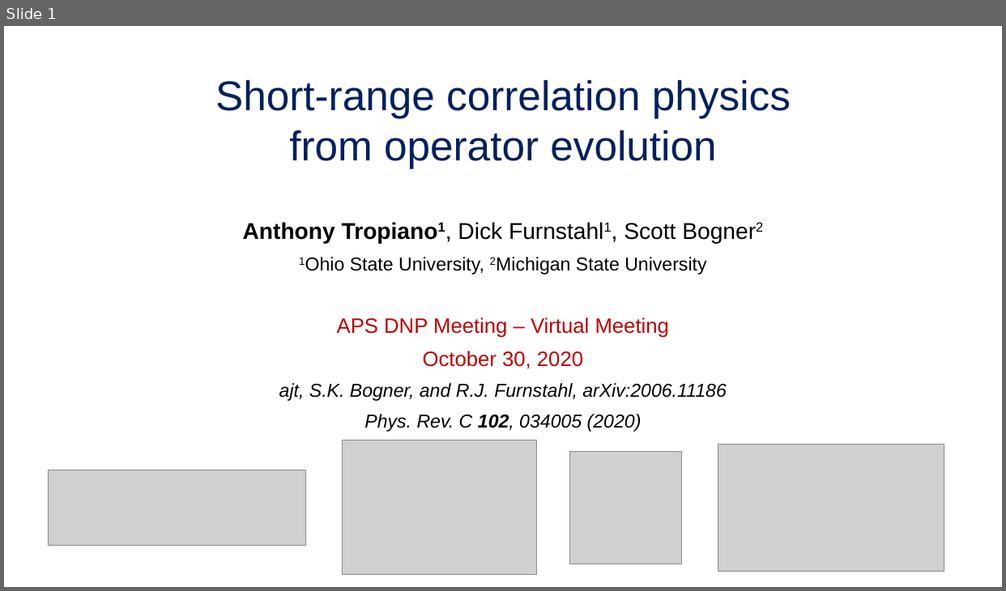
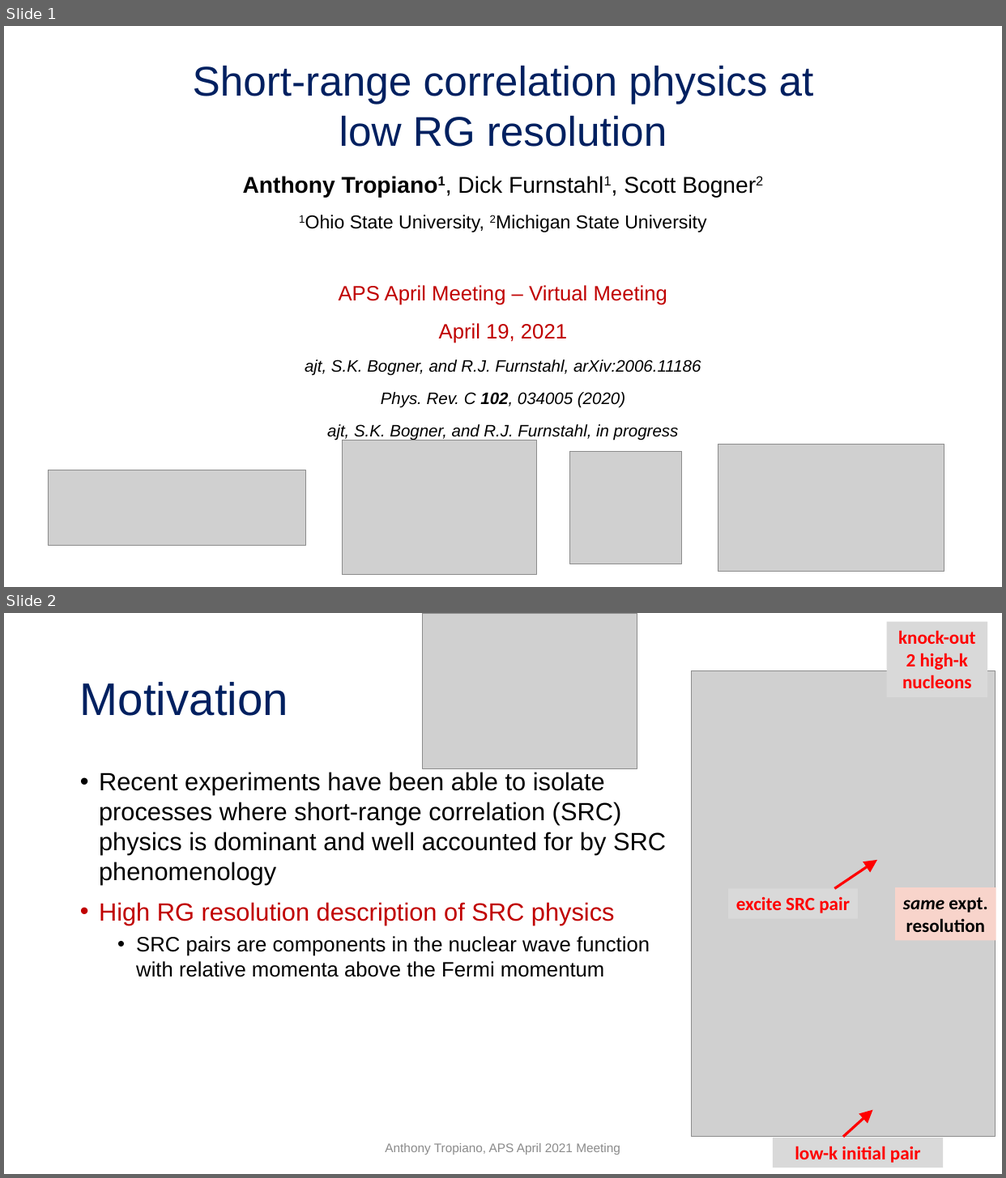
Before and after one commit to tropiano4/tropiano-srg, a slide deck: Presentations/APS_April2021/tropiano_aps_april2021.pptx. Shown one above the other, each under a label of ours: slide 1 before the commit, slides 1 and 2 after it. The pictures are 1006x591 and 1006x1178 pixels, drawn with LibreOffice and Linux fonts; fonts in the diff are those of the drawing; grey boxes stand for pictures. Boxes give left, top, right and bottom in pixels: in the first picture for what was removed or moved away, otherwise in the second. Text is boxed around its words. In the diff, an @@ line names an element or a change of style, - is before the commit and + after.

Commit message:
Updating high-q SNMD tails figures and adding to APS presentation

```diff
--- a/Presentations/APS_April2021/tropiano_aps_april2021.pptx
+++ b/Presentations/APS_April2021/tropiano_aps_april2021.pptx
@@ slide 2 added at [4, 613, 1002, 1174], background #FFFFFF @@
@@ picture added at [423, 613, 638, 769] @@
@@ rectangle added at [887, 622, 987, 697], fill #D9D9D9, 18 pt, text #FF0000, bold @@
+knock-out 2 high-k nucleons
@@ title added at [80, 682, 288, 716], 44 pt, text #002060 @@
+Motivation
@@ picture added at [692, 671, 995, 1137] @@
@@ text added at [99, 772, 666, 977], 24 pt, text #000000 @@
+• Recent experiments have been able to isolate processes where short-range correlation (SRC) physics is dominant and well accounted for by SRC phenomenology
+• High RG resolution description of SRC physics
+  • SRC pairs are components in the nuclear wave function with relative momenta above the Fermi momentum
@@ arrow added from (835, 888) to (878, 860), #FF0000 2.5 pt @@
@@ rectangle added at [729, 888, 859, 918], fill #D9D9D9, 18 pt, text #FF0000, bold @@
+excite SRC pair
@@ rectangle added at [896, 888, 997, 941], fill #F8D4CB, 18 pt, text #000000, bold @@
+same expt. resolution
@@ arrow added from (843, 1137) to (873, 1110), #FF0000 2.5 pt @@
@@ text added at [385, 1144, 620, 1155], 12 pt, text #8C8C8C @@
+Anthony Tropiano, APS April 2021 Meeting
@@ rectangle added at [773, 1138, 943, 1168], fill #D9D9D9, 18 pt, text #FF0000, bold @@
+low-k initial pair
@@ page number added at [918, 1150, 926, 1153], 12 pt, text #8C8C8C @@
+2
@@ slide 1 changed as well @@
@@ title at [193, 65, 814, 147]: text changed @@
-Short-range correlation physics from operator evolution
+Short-range correlation physics at low RG resolution
@@ subtitle "Anthony Tropiano1, Dick Furnstahl1, Scott ...": place and size @@
-subtitle "Anthony Tropiano1, Dick Furnstahl1, Scott ..." at [243, 222, 727, 432]
+subtitle "Anthony Tropiano1, Dick Furnstahl1, Scott ..." at [243, 176, 706, 441]
@@ subtitle at [243, 176, 706, 408]: size 18 to 16 pt in "ajt, S.K. Bogner, and R.J. Furnstahl, arXiv:2006.11186", "Phys. Rev. C 102, 034005 (2020)"; line spacing 0.9 to 1.1 @@
@@ subtitle at [339, 285, 667, 344]: text changed @@
-APS DNP Meeting – Virtual Meeting
-October 30, 2020
+APS April Meeting – Virtual Meeting
+April 19, 2021
@@ subtitle at [327, 425, 679, 441]: paragraph added @@
+ajt, S.K. Bogner, and R.J. Furnstahl, in progress
```
Also in this commit, not shown: 15 other slides added, 3 slides removed, 15 other files.
